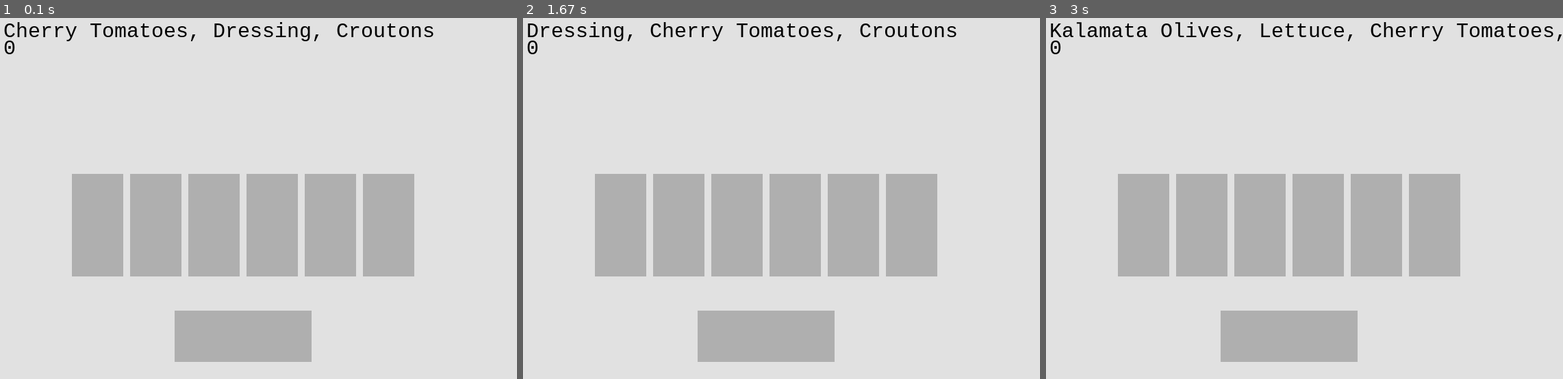
Above: before the commit, frames 1-3 (left to right).
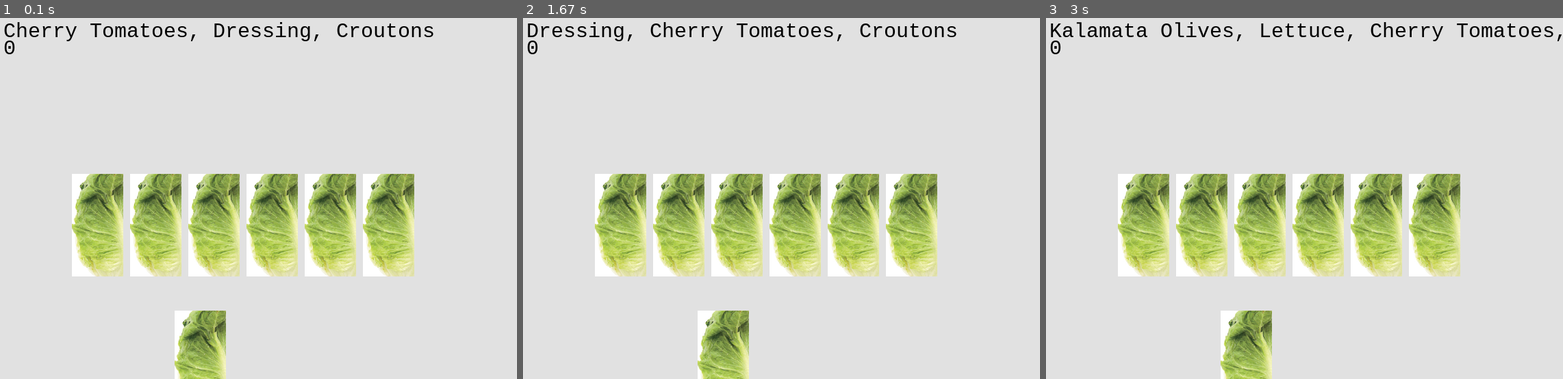
Above: after the commit, the same moments.

Repository: rfpoulos/order_up
Game: pygame game, started from my_pygame.py
The game is run twice, just before and just after one commit, with the same random seed, the same clock (stepped at 60 frames per second) and the same inputs. The source is Python 2; it was converted automatically to run under Python 3.
Inputs (mouse positions are in pixels of both pictures, inside the frame that each line leads up to):
- Up to frame 1 (0.1 s): no input
- Up to frame 2 (1.67 s): click (765, 335) at 0.88 s
- Up to frame 3 (3 s): click (1288, 335) at 1.8 s

The runs differ from the first frame. In frame 1, 21% of the frame differs, in the area x 13-81%, y 43-100%; in frame 2, 21%; in frame 3, 21%.

Commit message:
blits sample image to all buttons

Diff:
--- a/my_pygame.py
+++ b/my_pygame.py
@@ -4,19 +4,21 @@
 canvas_height = 600
 
 screen = pygame.display.set_mode((canvas_width, canvas_height))
+myfont = pygame.font.SysFont("monospace", 30)
 
 clock = pygame.time.Clock()
 done = False
 
 class Button(object):
-    def __init__(self, name, xcoor, ycoor, width, height):
+    def __init__(self, name, image, xcoor, ycoor, width, height):
         self.name = name
+        self.image = image
         self.xcoor = xcoor
         self.ycoor = ycoor
         self.width = width
         self.height = height
     def draw_button(self):
-        pygame.draw.rect(screen, (175, 175, 175), (self.xcoor, self.ycoor, self.width, self.height))
+        screen.blit(self.image, (self.xcoor, self.ycoor))
 class Bowl:
     def __init__(self, ingredients = []):
         self.ingredients = ingredients
@@ -36,21 +38,22 @@
 
 
 #All ingredients in game
+lettuce_image = pygame.image.load('lettuce.png')
 ingredient_y = 300
 ingredient_width = 75
 ingredient_height = 150
 shape = (ingredient_y, ingredient_width, ingredient_height)
-lettuce = Button("Lettuce", 150, *shape)
-olives = Button("Kalamata Olives", 235, *shape)
-cheese = Button("Blue Cheese", 320, *shape)
-tomatoes = Button("Cherry Tomatoes", 405, *shape)
-croutons = Button("Croutons", 490, *shape)
-dressing = Button("Dressing", 575, *shape)
+lettuce = Button("Lettuce", lettuce_image, 150, *shape)
+olives = Button("Kalamata Olives", lettuce_image, 235, *shape)
+cheese = Button("Blue Cheese", lettuce_image, 320, *shape)
+tomatoes = Button("Cherry Tomatoes", lettuce_image, 405, *shape)
+croutons = Button("Croutons", lettuce_image, 490, *shape)
+dressing = Button("Dressing", lettuce_image, 575, *shape)
 
 list_of_ingredients = [lettuce, olives, cheese, tomatoes, croutons, dressing]
 
 #Other Buttons
-order_up = Button("Order Up", 300, 500, 200, 75)
+order_up = Button("Order Up", lettuce_image, 300, 500, 200, 75)
 
 bowl_key = Bowl()
 bowl_key.generate_order(list_of_ingredients)
@@ -86,7 +89,6 @@
 
         order_up.draw_button()
         current_order = ", ".join(bowl_key.ingredients)
-        myfont = pygame.font.SysFont("monospace", 30)
         label = myfont.render("%s" % current_order, 1, (0, 0, 0))
         score_label = myfont.render("%s" % score, 2, (0, 0, 0))
         screen.blit(label, (50, 75))
Binary file added: lettuce.png
Not shown, added: .DS_Store
